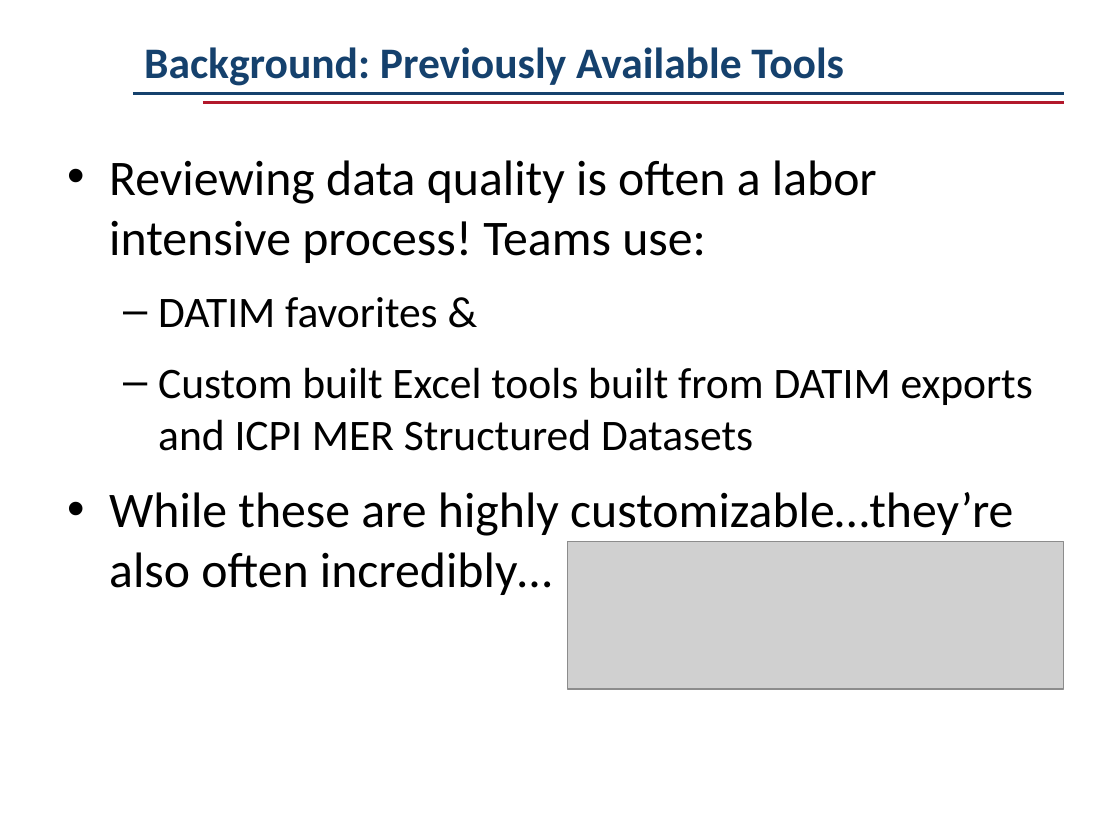
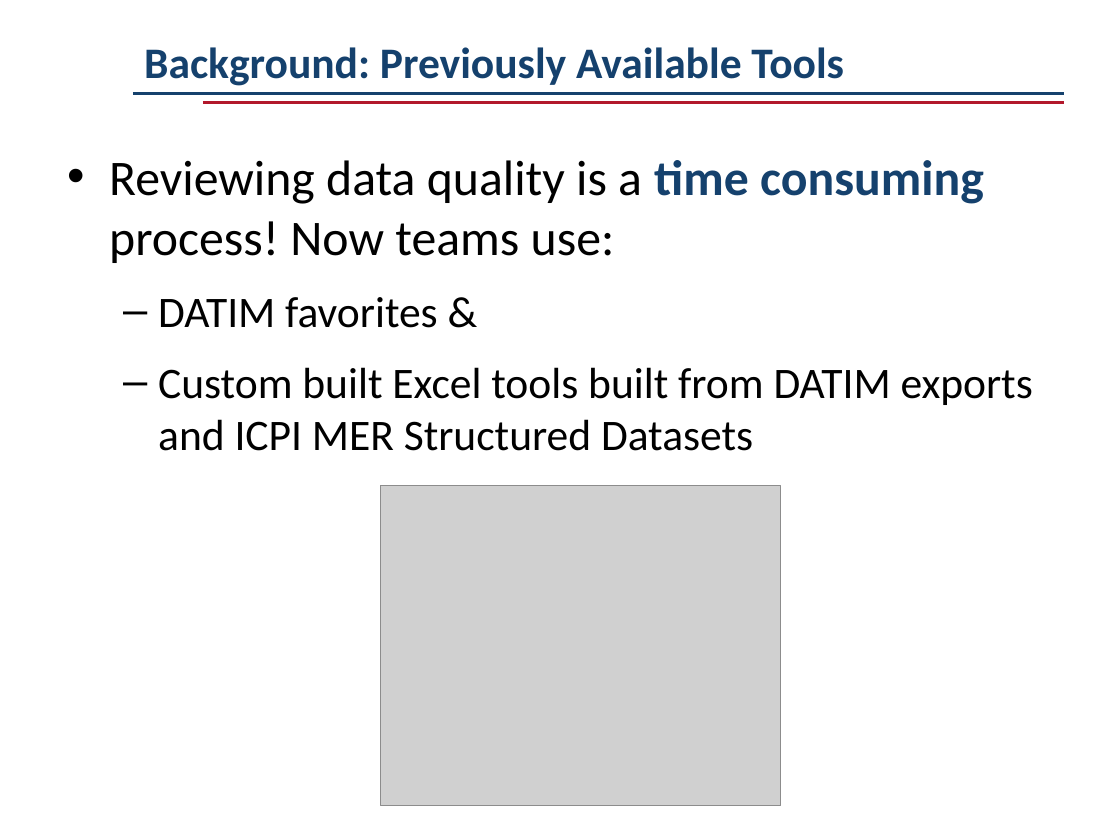
Before and after one commit to ICPI/DAQ, a slide deck: slide 6 of Data Quality/DRT Training for Genie.pptx. Drawn at 1120x840 pixels with LibreOffice and Linux fonts; fonts in the diff are those of the drawing; grey boxes stand for pictures; background and template pictures are left out. Boxes give left, top, right and bottom in pixels: in the first picture for what was removed or moved away, otherwise in the second. Text is boxed around its words. In the diff, an @@ line names an element or a change of style, - is before the commit and + after.

```diff
--- a/Data Quality/DRT Training for Genie.pptx
+++ b/Data Quality/DRT Training for Genie.pptx
@@ text at (109, 160, 984, 263): text changed @@
-• Reviewing data quality is often a labor intensive process! Teams use:
+• Reviewing data quality is a time consuming process! Now teams use:
@@ text at (109, 492, 1013, 595): paragraph removed @@
-• While these are highly customizable…they’re also often incredibly…
@@ picture added at (381, 486, 781, 806) @@
@@ picture removed at (568, 541, 1064, 689) @@
```
Also in this commit, not shown: 1 other slide changed, 1 slide added.
